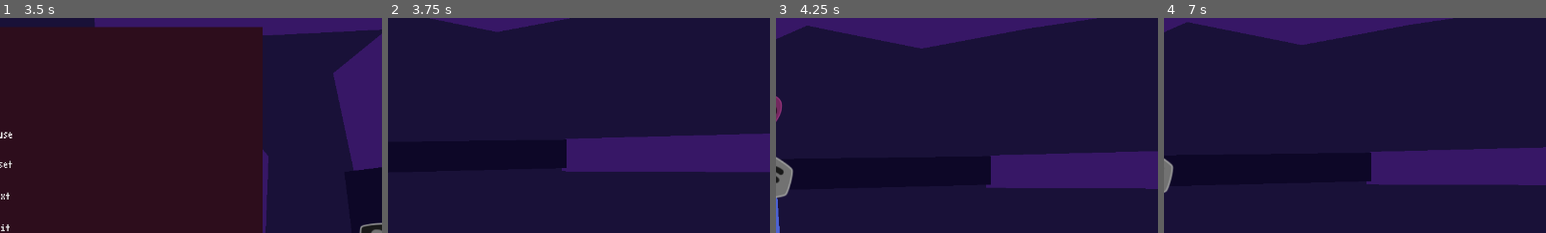
Above: before the commit, frames 1-4 (left to right).
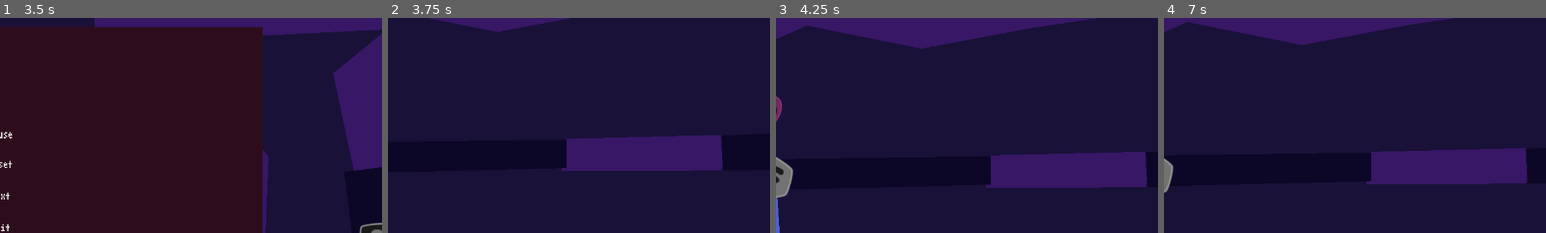
Above: after the commit, the same moments.

Repository: jacobabarbary/BooleanCircuit
Game: Godot game, scene res://game.tscn
The game is run twice, just before and just after one commit, with the same random seed, the same clock (stepped at 60 frames per second) and the same inputs.
Inputs:
- Up to frame 1 (3.5 s): click "Play" at 0.5 s; tap P at 1.25, 2.75 s; tap S (Player2Action) at 1.35 s; click "Reset" at 2 s; tap Down (PlayerAction) at 2.85 s
- Up to frame 2 (3.75 s): click "Next" at 3.5 s
- Up to frame 3 (4.25 s): no input
- Up to frame 4 (7 s): tap P at 4.25, 5.75 s; tap S (Player2Action) at 4.35 s; click "Next" at 5 s; tap Down (PlayerAction) at 5.85 s; click "Next" at 6.5 s
The pictures show only the part of the screen within x 50-100%, y 12-62%; the shares and areas given below are measured in that part.

Frame 1 is identical in both runs. In frame 2, 2.4% of the frame differs, in the area x 46-100%, y 53-72%; in frame 3, 0.6%; in frame 4, 1.0%.

Commit message:
added a reset when players remain unconnected

Diff:
--- a/World.gd
+++ b/World.gd
@@ -2,14 +2,26 @@
 
 const LEVEL_PATH = 'res://level/level_%d.tscn'
 const MAX_LEVELS = 2
-
+const RESET_TIME_LIMIT = 6
 
 var lvl_num: int = 1
+
+func _on_zero_players_connected():
+	print('bob')
+	$Reset.set_paused(false)
+	$Reset.start(RESET_TIME_LIMIT)
+
+func _on_some_players_connected():
+	$Reset.set_paused(true)
+
+func _on_Reset_timeout():
+	_on_reset_level()
 
 func _on_reset_level():
 	load_level(lvl_num)
 
 func _on_start_level(num):
+	lvl_num = num
 	load_level(num)
 
 func _on_end_game():
@@ -21,6 +33,7 @@
 	else:
 		lvl_num = 1
 	load_level(lvl_num)
+
 
 
 
--- a/agents/player/Player.gd
+++ b/agents/player/Player.gd
@@ -69,6 +69,8 @@
 
 func _on_Connector_connected():
 	$Sprite.modulate = color
+	get_tree().call_group("Level","_on_player_connected", self)
 
 func _on_Connector_disconnected():
 	$Sprite.modulate = DISCONNECTED_COLOR
+	get_tree().call_group("Level","_on_player_disconnected", self)
--- a/game.tscn
+++ b/game.tscn
@@ -14,8 +14,11 @@
 "LevelReseter",
 "LevelStarter",
 "Pause",
+"World",
 ]]
 script = ExtResource( 2 )
+
+[node name="Reset" type="Timer" parent="World"]
 
 [node name="Gui" type="CanvasLayer" parent="." groups=[
 "GameEnder",
@@ -23,3 +26,4 @@
 "LevelStarter",
 ]]
 script = ExtResource( 3 )
+[connection signal="timeout" from="World/Reset" to="World" method="_on_Reset_timeout"]
--- a/gui/levels.tscn
+++ b/gui/levels.tscn
@@ -74,7 +74,8 @@
 margin_top = 0.0
 margin_right = 90.0
 margin_bottom = 23.0
-text = "1"
+text = "2"
+lvl_num = 2
 
 [node name="LoadLevel4" parent="CenterContainer/VBoxContainer/CenterContainer/Levels" instance=ExtResource( 3 )]
 anchor_right = 0.0
--- a/level/BaseLevel.tscn
+++ b/level/BaseLevel.tscn
@@ -11,7 +11,9 @@
 friction = 10.0
 bounce = 5.0
 
-[node name="Level" type="Node2D"]
+[node name="Level" type="Node2D" groups=[
+"Level",
+]]
 script = ExtResource( 4 )
 
 [node name="Walls" type="Node2D" parent="."]
--- a/level/level.gd
+++ b/level/level.gd
@@ -3,14 +3,33 @@
 enum {X_O,PLUS_MINUS,KEY_LOCK}
 
 var types = [X_O,PLUS_MINUS,KEY_LOCK]
-
+var players_connected = 0
 
 onready var players = $Players
 onready var camera = $Camera
+onready var world = get_parent()
 
 func _ready():
 	camera.targets = get_players()
 	camera.set_current(true)
+
+func _on_player_disconnected(player):
+	players_connected += -1
+	_player_connections()
+
+func _on_player_connected(player):
+	players_connected += 1
+	_player_connections()
+
+func _player_connections():
+	if world:
+		if players_connected < 1:
+			world._on_zero_players_connected()
+		else:
+			world._on_some_players_connected()
+
+
+
 
 func get_players()->Node2D:
 	return players.get_children()
--- a/level/level_1.tscn
+++ b/level/level_1.tscn
@@ -13,7 +13,9 @@
 friction = 10.0
 bounce = 5.0
 
-[node name="Level" type="Node2D"]
+[node name="Level" type="Node2D" groups=[
+"Level",
+]]
 pause_mode = 1
 script = ExtResource( 4 )
 
--- a/level/level_2.tscn
+++ b/level/level_2.tscn
@@ -11,7 +11,9 @@
 friction = 10.0
 bounce = 5.0
 
-[node name="Level" type="Node2D"]
+[node name="Level" type="Node2D" groups=[
+"Level",
+]]
 script = ExtResource( 4 )
 
 [node name="Walls" type="Node2D" parent="."]
@@ -20,25 +22,25 @@
 
 [node name="CollisionPolygon2D" parent="Walls/Wall" index="0"]
 position = Vector2( 1112.42, 494.407 )
-polygon = PoolVector2Array( -444.533, -290.763, -128.927, -298.926, -131.647, -245.871, -449.974, -247.231 )
+polygon = PoolVector2Array( -444.533, -290.763, -230.606, -296.007, -235.118, -248.175, -449.974, -247.231 )
 
 [node name="Wall4" parent="Walls" instance=ExtResource( 6 )]
 
 [node name="CollisionPolygon2D" parent="Walls/Wall4" index="0"]
 position = Vector2( 1112.42, 494.407 )
-polygon = PoolVector2Array( -808.06, -257.371, -821.292, -32 …(65 unchanged characters)…  -391.48, -460.955, -162.937, -494.964, 133.624, -460.955, 300.95, -486.802, 456.032, -463.676, 470.996, -569.785, 430.185, -735.75, 405.698, -882.67, 476.438, -1041.83, 672.331, -1132.98, 786.603, -992.86, 843.738, -765.678, 770.953, -508.509, 741.343, -249.423, 1803.6, -256.826, 1848.09, -1546.8, 1847.93, -2138.82, -2898.7, -2146.6, -2704.17, -170.136 )
+polygon = PoolVector2Array( -808.06, -257.371, -821.292, -32 …(65 unchanged characters)…  -391.48, -460.955, -162.937, -494.964, -27.4885, -472.866, 219.229, -457.761, 289.72, -573.567, 236.852, -739.724, 199.089, -968.819, 287.203, -1089.66, 440.772, -1117.35, 554.061, -991.477, 581.754, -790.075, 564.131, -540.839, 508.745, -263.911, 1803.6, -256.826, 1848.09, -1546.8, 1847.93, -2138.82, -2898.7, -2146.6, -2704.17, -170.136 )
 
 [node name="Wall2" parent="Walls" instance=ExtResource( 6 )]
 
 [node name="CollisionPolygon2D" parent="Walls/Wall2" index="0"]
 position = Vector2( 1112.42, 494.407 )
-polygon = PoolVector2Array( 743.81, -275.433, 1798.24, -281.442, 1940.18, 1633.04, -2778.67, 1883.54, -2719.65, -239.833, -815.552, -270.007, -802.628, -235.113, -833.645, -169.203, -849.153, -47.7218, -712.164, 29.8194, -483.417, 73.7594, -323.165, 27.2346, -197.807, 59.5435, -49.1862, 63.4206, 90.3883, 68.59, 246.763, 100.899, 481.972, 131.915, 656.439, 45.3276, 764.997, -69.6919, 764.997, -145.941 )
+polygon = PoolVector2Array( 520.925, -274.246, 1798.24, -281.442, 1940.18, 1633.04, -2778.67, 1883.54, -2719.65, -239.833, -815.552, -270.007, -802.628, -235.113, -833.645, -169.203, -849.153, -47.7218, -712.164, 29.8194, -483.417, 73.7594, -323.165, 27.2346, -197.807, 59.5435, -49.1862, 63.4206, 90.3883, 68.59, 246.763, 100.899, 502.289, 5.293, 562.855, -111.182 )
 
 [node name="Wall3" parent="Walls" instance=ExtResource( 6 )]
 
 [node name="CollisionPolygon2D" parent="Walls/Wall3" index="0"]
 position = Vector2( 1112.42, 494.407 )
-polygon = PoolVector2Array( 189.929, -309.085, 197.863, -248.792, 398.829, -239.407, 395.979, -297.357 )
+polygon = PoolVector2Array( 115.954, -309.545, 116.856, -253.59, 293.746, -247.272, 288.331, -305.935 )
 
 [node name="Fencing" type="Node2D" parent="."]
 
@@ -51,13 +53,13 @@
 position = Vector2( -1.67017, 0 )
 
 [node name="CollisionPolygon2D" parent="Fencing/Fence2" index="0"]
-polygon = PoolVector2Array( 978.928, 295.262, 1305.76, 284.881, 1322.47, 339.997, 970.059, 339.997 )
+polygon = PoolVector2Array( 879.74, 297.842, 1229.91, 282.499, 1240.74, 339.357, 882.447, 344.772 )
 
 [node name="Fence3" parent="Fencing" instance=ExtResource( 1 )]
 position = Vector2( -1.67017, 0 )
 
 [node name="CollisionPolygon2D" parent="Fencing/Fence3" index="0"]
-polygon = PoolVector2Array( 1510.79, 297.489, 1855.25, 309.934, 1860.35, 359.869, 1507.94, 350.689 )
+polygon = PoolVector2Array( 1402.29, 287.914, 1640.08, 302.75, 1640.08, 348.013, 1404.09, 346.577 )
 
 [node name="Players" type="Node2D" parent="."]
 
@@ -82,10 +84,10 @@
 position = Vector2( 372.432, 233.794 )
 
 [node name="Tower2" parent="." instance=ExtResource( 2 )]
-position = Vector2( 1137.21, 492.647 )
+position = Vector2( 1037.58, 503.313 )
 
 [node name="Tower3" parent="." instance=ExtResource( 2 )]
-position = Vector2( 1696.14, -420.725 )
+position = Vector2( 1492.22, -420.725 )
 
 [editable path="Walls/Wall"]
 
